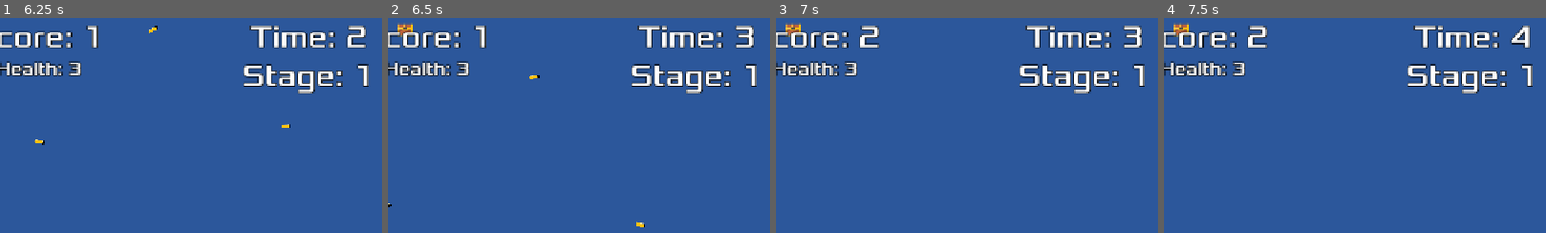
Above: before the commit, frames 1-4 (left to right).
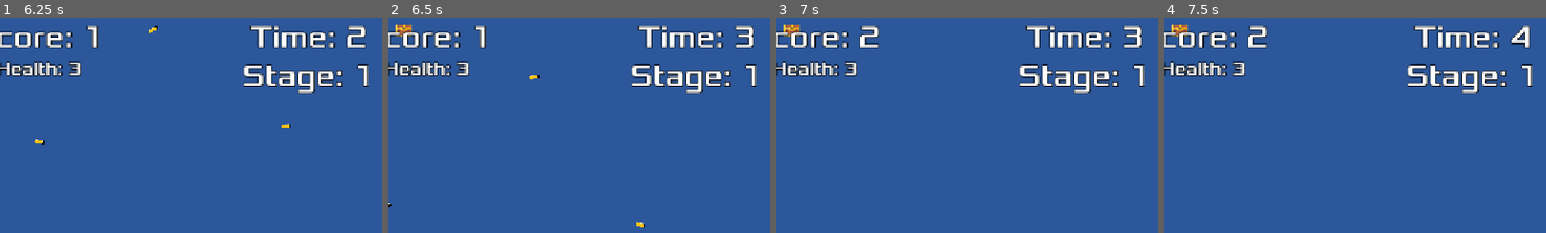
Above: after the commit, the same moments.

Repository: TacticalVortex/Eye-Survived
Game: Godot game, scene res://main.tscn
Two runs of this game, one before a commit and one after it. Both use one fixed random seed, a clock stepped at 60 frames per second and the inputs below.
Inputs (mouse positions are % of the whole screen's width and height, from its top left):
- Up to frame 1 (6.25 s): click "Game" at 0.5 s; click "Start" at 1.25 s; tap Enter at 2 s; move the mouse to (72, 45) at 2.02 s; hold D (move_right) 2.03-2.78 s; tap Shift (dash) at 2.1, 4.35 s; move the mouse to (30, 55) at 2.77 s; hold S (move_down) 2.78-3.53 s; click (30, 55) at 2.85 s; move the mouse to (60, 28) at 3.52 s; hold D (move_right) 3.53-4.28 s; tap Space (ultimate) at 3.6, 5.85 s; move the mouse to (45, 70) at 4.27 s; hold W (move_up) 4.28-5.03 s; move the mouse to (80, 65) at 5.02 s; press the mouse at (80, 65) at 5.03 s; hold A (move_left) from 5.03 s (still down); move the mouse to (20, 35) at 5.77 s; release the mouse at (20, 35) at 5.78 s
- Up to frame 2 (6.5 s): keep holding A (move_left)
- Up to frame 3 (7 s): move the mouse to (55, 50) at 6.52 s; release A (move_left) at 6.53 s; hold S (move_down) from 6.53 s (still down); tap Shift (dash) at 6.6 s
- Up to frame 4 (7.5 s): move the mouse to (35, 25) at 7.27 s; release S (move_down) at 7.28 s; hold D (move_right) from 7.28 s (still down); click (35, 25) at 7.35 s
The pictures show only the part of the screen within x 45-95%, y 0-50%; the shares and areas given below are measured in that part.

Frame 1 is identical in both runs. In frame 2, 0.1% of the frame differs, in the area x 2-7%, y 2-9%; in frame 3, 0.1%; in frame 4, 0.1%.

Commit message:
Changed properties of some objects
Changed the layers of enemies and chests so enemies go over them and fixed a bug where when shooting enemies that are bunched up, other enemies could end up spinning. Also fixed a bug where chests could move or spin around.

Diff:
--- a/roguelike-game/boss_mob.tscn
+++ b/roguelike-game/boss_mob.tscn
@@ -34,6 +34,8 @@
 height = 72.2545
 
 [node name="Boss Mob" type="RigidBody2D" groups=["mobs"]]
+collision_layer = 2
+lock_rotation = true
 script = ExtResource("1_tue4r")
 metadata/_edit_group_ = true
 
@@ -49,13 +51,11 @@
 [node name="CollisionShape2D2" type="CollisionShape2D" parent="."]
 position = Vector2(-34.675, 7.28)
 rotation = 0.16057
-scale = Vector2(1, 1)
 shape = SubResource("CapsuleShape2D_vvcqo")
 
 [node name="CollisionShape2D3" type="CollisionShape2D" parent="."]
 position = Vector2(25.61, 7.28)
 rotation = -0.16057
-scale = Vector2(1, 1)
 shape = SubResource("CapsuleShape2D_vvcqo")
 
 [node name="CollisionPolygon2D" type="CollisionPolygon2D" parent="."]
--- a/roguelike-game/chest.tscn
+++ b/roguelike-game/chest.tscn
@@ -8,9 +8,10 @@
 
 [node name="Chest" type="RigidBody2D" groups=["chest"]]
 collision_layer = 2
-collision_mask = 2
 mass = 0.001
 gravity_scale = 0.0
+lock_rotation = true
+freeze = true
 script = ExtResource("1_5egj2")
 metadata/_edit_group_ = true
 
--- a/roguelike-game/mob.tscn
+++ b/roguelike-game/mob.tscn
@@ -35,6 +35,7 @@
 
 [node name="Mob" type="RigidBody2D" groups=["mobs"]]
 collision_layer = 2
+lock_rotation = true
 script = ExtResource("1_mat3r")
 metadata/_edit_group_ = true
 
@@ -57,7 +58,6 @@
 [node name="CollisionShape2D3" type="CollisionShape2D" parent="."]
 position = Vector2(25.61, 7.28)
 rotation = -0.16057
-scale = Vector2(1, 1)
 shape = SubResource("CapsuleShape2D_b3mxk")
 
 [node name="VisibleOnScreenNotifier2D" type="VisibleOnScreenNotifier2D" parent="."]
